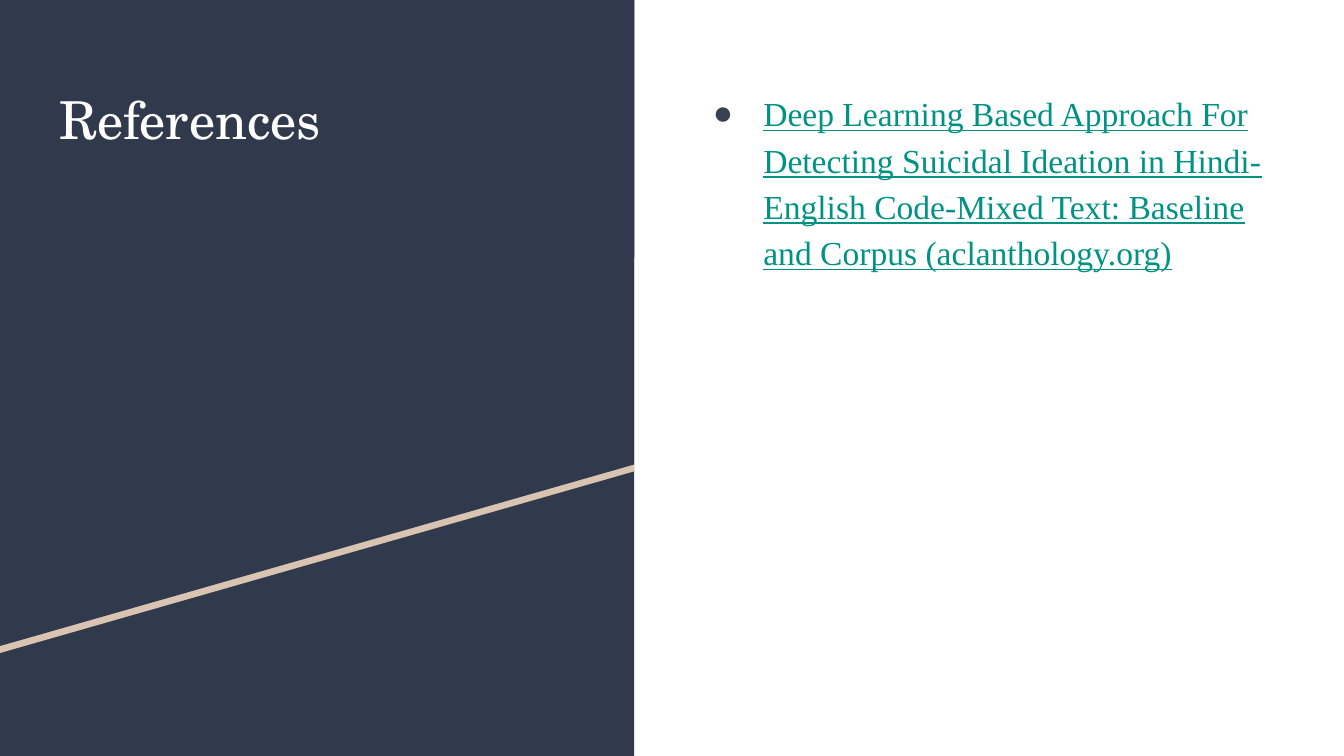
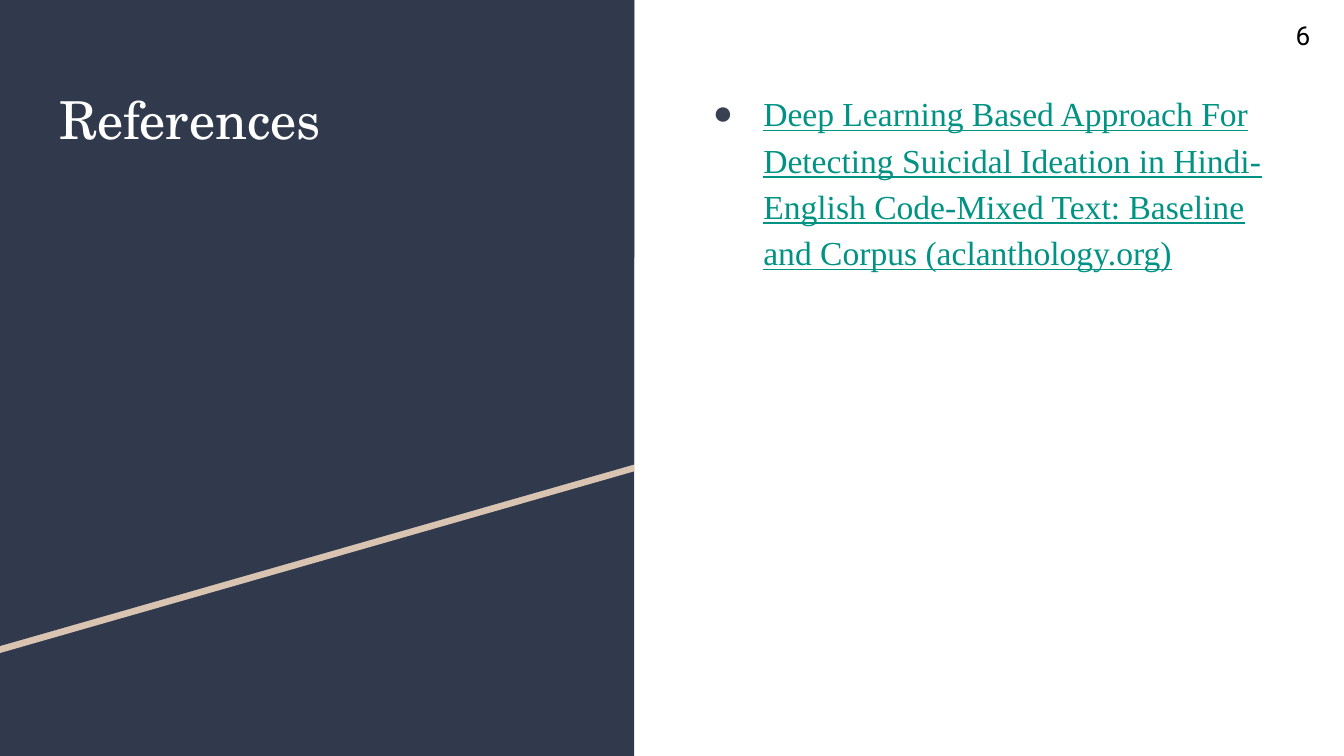
Before and after one commit to sed-ID/cse431, a slide deck: slide 6 of submission2/Deep Learning Based Approach For Detecting Suicidal Ideation in Code-Mixed Hindi-English_ Baseline and Corpus.pptx. Drawn at 1344x756 pixels with LibreOffice and Linux fonts; fonts in the diff are those of the drawing. Boxes give left, top, right and bottom in pixels: in the first picture for what was removed or moved away, otherwise in the second. Text is boxed around its words. In the diff, an @@ line names an element or a change of style, - is before the commit and + after.

```diff
--- a/submission2/Deep Learning Based Approach For Detecting Suicidal Ideation in Code-Mixed Hindi-English_ Baseline and Corpus.pptx
+++ b/submission2/Deep Learning Based Approach For Detecting Suicidal Ideation in Code-Mixed Hindi-English_ Baseline and Corpus.pptx
@@ text added at (1296, 26, 1311, 46), 14 pt, text #000000 @@
+6
```
Also in this commit, not shown: 5 other slides changed.
